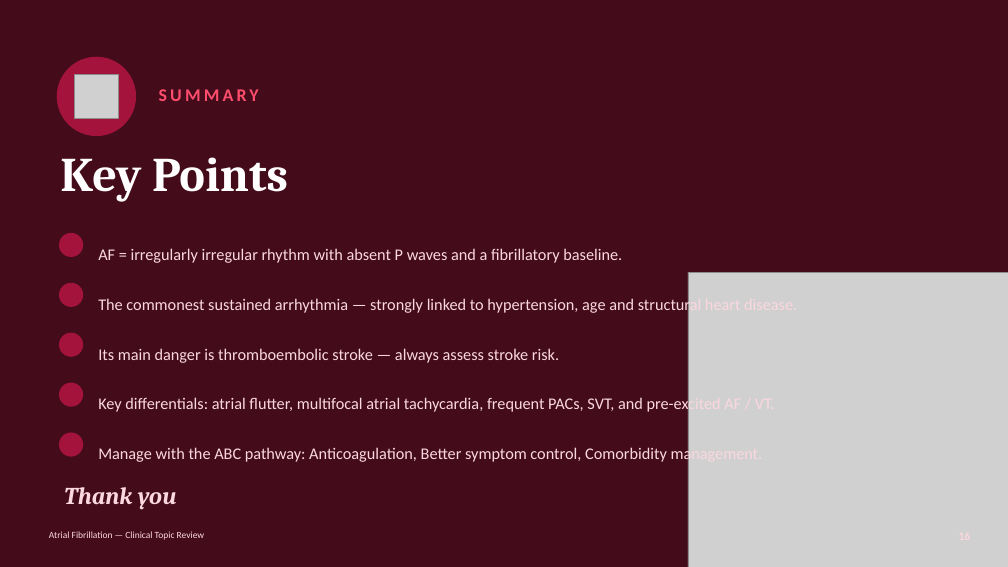
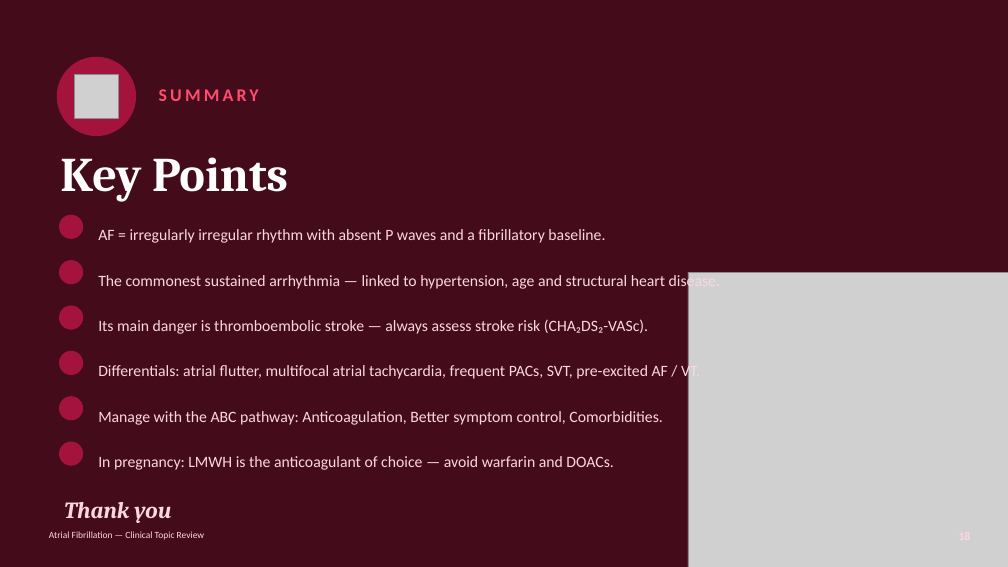
Before and after one commit to Waqar-msx9t/Waqar-msx9t.github.io, a slide deck: slide 18 of presentations/Atrial-Fibrillation-Topic-Review.pptx (slide 16 before the commit). Drawn at 1008x567 pixels with LibreOffice and Linux fonts; fonts in the diff are those of the drawing; grey boxes stand for pictures; background and template pictures are left out. Boxes give left, top, right and bottom in pixels: in the first picture for what was removed or moved away, otherwise in the second. Text is boxed around its words. In the diff, an @@ line names an element or a change of style, - is before the commit and + after.

```diff
--- a/presentations/Atrial-Fibrillation-Topic-Review.pptx
+++ b/presentations/Atrial-Fibrillation-Topic-Review.pptx
@@ ellipse: place and size @@
-ellipse at <box>59,233,83,257</box>
+ellipse at <box>59,215,83,239</box>
@@ text "AF = irregularly irregular rhythm ...": place and size @@
-text "AF = irregularly irregular rhythm ..." at <box>98,248,622,263</box>
+text "AF = irregularly irregular rhythm ..." at <box>98,229,605,243</box>
@@ text "AF = irregularly irregular rhythm ..." at <box>98,229,605,243</box>: size 15.5 to 15 pt @@
@@ ellipse: place and size @@
-ellipse at <box>59,283,83,307</box>
+ellipse at <box>59,260,83,284</box>
@@ text at <box>98,272,720,290</box>: text changed; size 15.5 to 15 pt @@
-The commonest sustained arrhythmia — strongly linked to hypertension, age and structural heart disease.
+The commonest sustained arrhythmia — linked to hypertension, age and structural heart disease.
@@ ellipse: place and size @@
-ellipse at <box>59,333,83,357</box>
+ellipse at <box>59,306,83,330</box>
@@ text at <box>98,319,648,334</box>: text changed; size 15.5 to 15 pt @@
-Its main danger is thromboembolic stroke — always assess stroke risk.
+Its main danger is thromboembolic stroke — always assess stroke risk (CHA₂DS₂-VASc).
@@ ellipse: place and size @@
-ellipse at <box>59,383,83,407</box>
+ellipse at <box>59,351,83,375</box>
@@ text at <box>98,363,700,381</box>: text changed; size 15.5 to 15 pt @@
-Key differentials: atrial flutter, multifocal atrial tachycardia, frequent PACs, SVT, and pre-excited AF / VT.
+Differentials: atrial flutter, multifocal atrial tachycardia, frequent PACs, SVT, pre-excited AF / VT.
@@ ellipse: place and size @@
-ellipse at <box>59,433,83,457</box>
+ellipse at <box>59,396,83,420</box>
@@ text at <box>98,411,663,425</box>: text changed; size 15.5 to 15 pt @@
-Manage with the ABC pathway: Anticoagulation, Better symptom control, Comorbidity management.
+Manage with the ABC pathway: Anticoagulation, Better symptom control, Comorbidities.
@@ ellipse added at <box>59,442,83,466</box>, fill #A4133C @@
@@ text added at <box>98,456,613,470</box>, 15 pt, text #FBD8DF @@
+In pregnancy: LMWH is the anticoagulant of choice — avoid warfarin and DOACs.
@@ text "Thank you": place and size @@
-text "Thank you" at <box>64,487,177,509</box>
+text "Thank you" at <box>64,502,171,523</box>
@@ text "Thank you" at <box>64,502,171,523</box>: size 23 to 22 pt @@
```
Also in this commit, not shown: 2 slides added.
